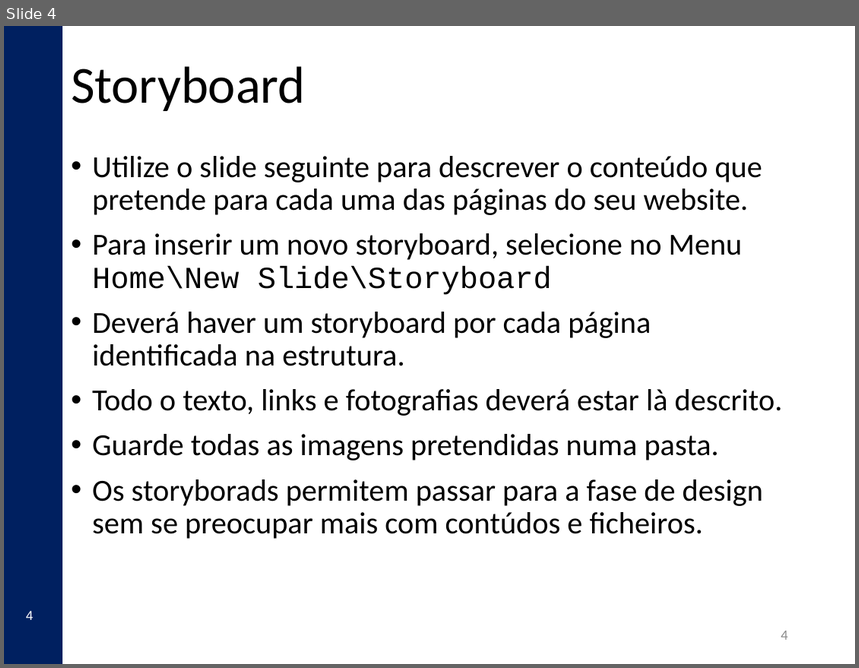
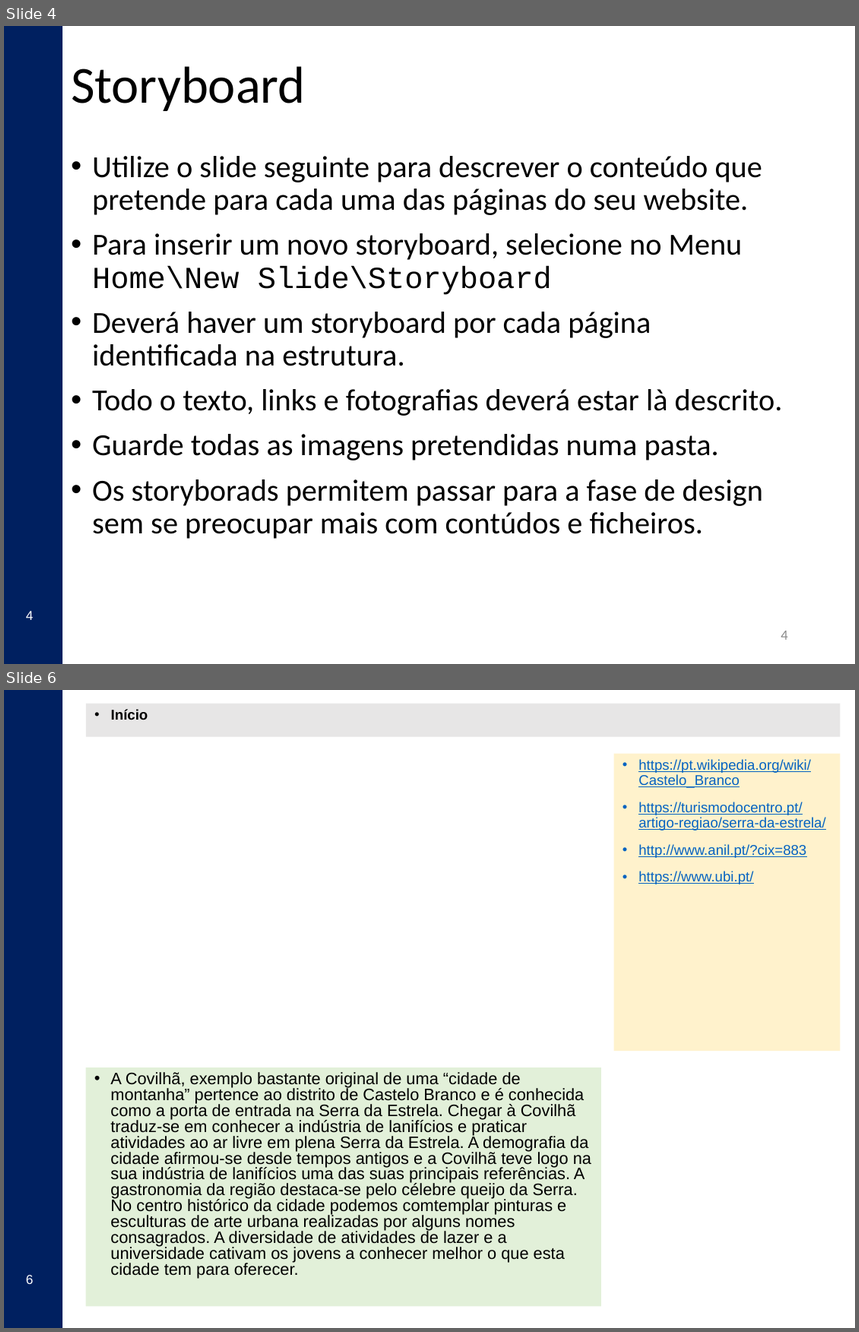
Before and after one commit to Gabulhas/CompWeb, a slide deck: UBI_CompWeb_2018_templates.pptx. Shown one above the other, each under a label of ours: slide 4 before the commit, slides 4 and 6 after it; the slides between them are not shown. The pictures are 859x668 and 859x1332 pixels, drawn with LibreOffice and Linux fonts; fonts in the diff are those of the drawing; background and template pictures are left out. Boxes give left, top, right and bottom in pixels: in the first picture for what was removed or moved away, otherwise in the second. Text is boxed around its words. In the diff, an @@ line names an element or a change of style, - is before the commit and + after.

```diff
--- a/UBI_CompWeb_2018_templates.pptx
+++ b/UBI_CompWeb_2018_templates.pptx
@@ slide 6 added at bbox=[4, 690, 855, 1328], background #FFFFFF; not listed: 3 template elements that a slide beside it also shows @@
@@ text added at bbox=[86, 704, 840, 737], fill #E7E6E6, 12 pt, text #000000, bold @@
+• Início
@@ text added at bbox=[614, 754, 841, 1051], fill #FFF2CC, 12 pt, text #0563C1, underline @@
+• https://pt.wikipedia.org/wiki/Castelo_Branco
+• https://turismodocentro.pt/artigo-regiao/serra-da-estrela/
+• http://www.anil.pt/?cix=883
+• https://www.ubi.pt/
@@ text added at bbox=[86, 1068, 601, 1307], fill #E2F0D9, 14 pt, text #000000 @@
+• A Covilhã, exemplo bastante original de uma “cidade de montanha” pertence ao distrito de Castelo Branco e é conhecida como a porta de entrada na Serra da Estrela. Chegar à Covilhã traduz-se em conhecer a indústria de lanifícios e praticar atividades ao ar livre em plena Serra da Estrela. A demografia da cidade afirmou-se desde tempos antigos e a Covilhã teve logo na sua indústria de lanifícios uma das suas principais referências. A gastronomia da região destaca-se pelo célebre queijo da Serra. No centro histórico da cidade podemos comtemplar pinturas e esculturas de arte urbana realizadas por alguns nomes consagrados. A diversidade de atividades de lazer e a universidade cativam os jovens a conhecer melhor o que esta cidade tem para oferecer.
```
Also in this commit, not shown: 2 slides changed, 10 other slides added, 9 slides removed, 2 other files.
